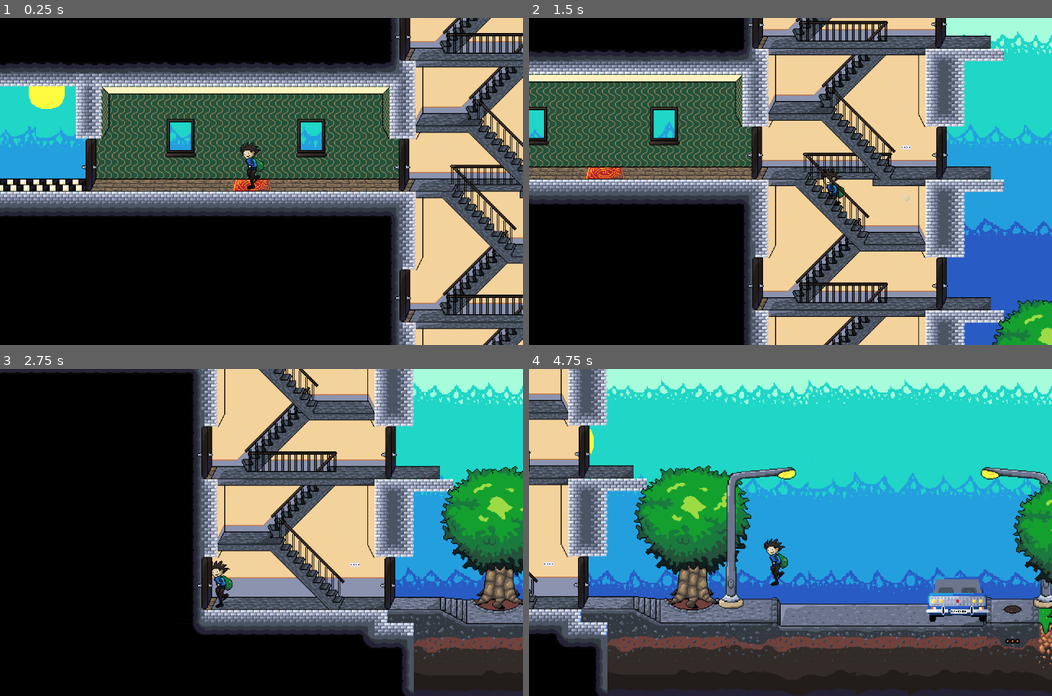
Above: before the commit, frames 1-4 (two rows, left to right).
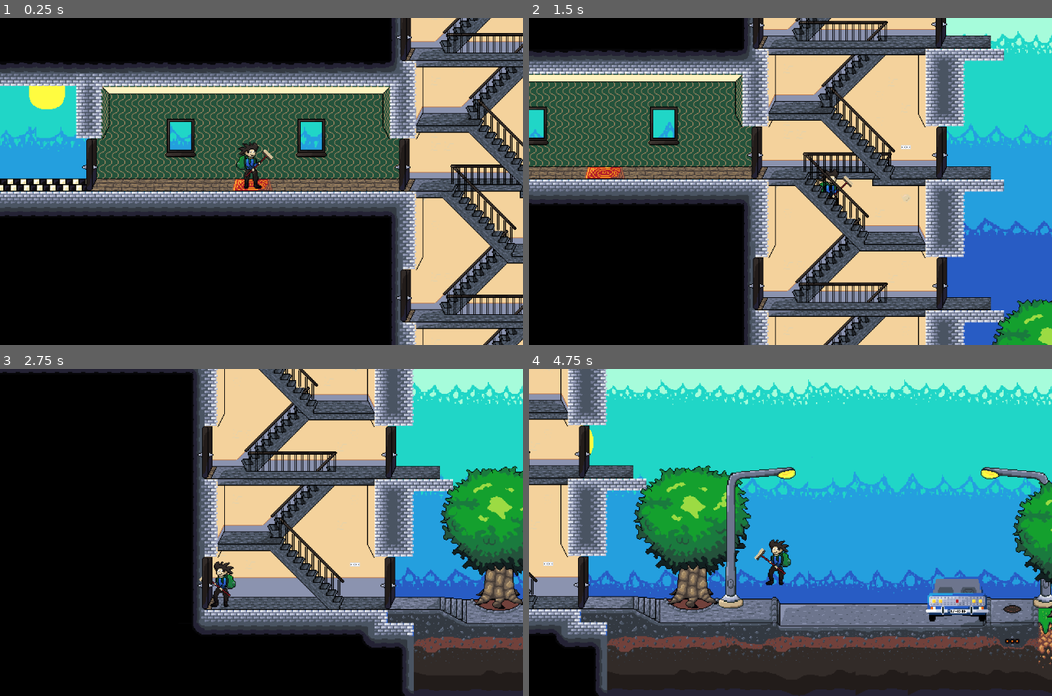
Above: after the commit, the same moments.

Repository: Virbie/Piradzini
Game: Godot game, scene res://node_2d.tscn
Two runs of this game, one before a commit and one after it. Both use one fixed random seed, a clock stepped at 60 frames per second and the inputs below.
Inputs:
- Up to frame 1 (0.25 s): no input
- Up to frame 2 (1.5 s): tap Enter (ui_accept) at 0.5, 0.77 s; hold Right (ui_right) from 0.53 s (still down)
- Up to frame 3 (2.75 s): tap Enter (ui_accept) at 1.52 s; release Right (ui_right) at 2.03 s; hold Left (ui_left) from 2.03 s (still down)
- Up to frame 4 (4.75 s): release Left (ui_left) at 2.78 s; hold Right (ui_right) 2.78-4.28 s; tap Enter (ui_accept) at 3.02, 3.77, 4.52 s; hold Left (ui_left) from 4.28 s (still down)

The runs differ from the first frame. In frame 1, 8.0% of the frame differs, in the area x 0-100%, y 0-100%; in frame 2, 7.4%; in frame 3, 4.3%; in frame 4, 5.9%.

Commit message:
0.0.9.e
strada kustibu animacijas, daudz maz. čatiņa kods

Diff:
--- a/Piradzins.gd
+++ b/Piradzins.gd
@@ -27,6 +27,10 @@
 # ==============================
 # INTERNAL STATE
 # ==============================
+@onready var anim: AnimatedSprite2D = $AnimatedSprite2D
+
+var was_moving := false
+
 
 var input_dir := 0
 var facing := 1
@@ -53,6 +57,7 @@
 	handle_wall_slide(delta)
 
 	move_and_slide()
+	handle_animations()
 
 # ==============================
 # INPUT
@@ -150,3 +155,26 @@
 func handle_timers(delta):
 	coyote_timer = max(coyote_timer - delta, 0)
 	jump_buffer_timer = max(jump_buffer_timer - delta, 0)
+
+func handle_animations():
+	var is_moving: bool = abs(velocity.x) > 10 and is_on_floor()
+	var dir := "right" if facing == 1 else "left"
+
+	# START RUN
+	if is_moving and not was_moving:
+		anim.play("sak_skriet_" + dir)
+
+	# RUN LOOP
+	elif is_moving:
+		if not anim.animation.begins_with("skrien_"):
+			anim.play("skrien_" + dir)
+
+	# STOP RUN
+	elif was_moving and not is_moving:
+		anim.play("skrien_beidz_" + dir)
+
+	# IDLE (this is the fix)
+	elif not is_moving and not anim.animation.begins_with("idle_"):
+		anim.play("idle_" + dir)
+
+	was_moving = is_moving
--- a/character_body_2d.tscn
+++ b/character_body_2d.tscn
@@ -23,6 +23,30 @@
 atlas = ExtResource("2_ij6vw")
 region = Rect2(64, 0, 64, 64)
 
+[sub_resource type="AtlasTexture" id="AtlasTexture_2u5n8"]
+atlas = ExtResource("2_ij6vw")
+region = Rect2(320, 128, 64, 64)
+
+[sub_resource type="AtlasTexture" id="AtlasTexture_73nau"]
+atlas = ExtResource("2_ij6vw")
+region = Rect2(256, 128, 64, 64)
+
+[sub_resource type="AtlasTexture" id="AtlasTexture_skrk8"]
+atlas = ExtResource("2_ij6vw")
+region = Rect2(128, 128, 64, 64)
+
+[sub_resource type="AtlasTexture" id="AtlasTexture_lhvu3"]
+atlas = ExtResource("2_ij6vw")
+region = Rect2(0, 64, 64, 64)
+
+[sub_resource type="AtlasTexture" id="AtlasTexture_4sjlk"]
+atlas = ExtResource("2_ij6vw")
+region = Rect2(64, 64, 64, 64)
+
+[sub_resource type="AtlasTexture" id="AtlasTexture_ye16i"]
+atlas = ExtResource("2_ij6vw")
+region = Rect2(192, 64, 64, 64)
+
 [sub_resource type="AtlasTexture" id="AtlasTexture_qp52p"]
 atlas = ExtResource("2_ij6vw")
 region = Rect2(128, 128, 64, 64)
@@ -46,30 +70,6 @@
 [sub_resource type="AtlasTexture" id="AtlasTexture_2dyae"]
 atlas = ExtResource("2_ij6vw")
 region = Rect2(0, 64, 64, 64)
-
-[sub_resource type="AtlasTexture" id="AtlasTexture_2u5n8"]
-atlas = ExtResource("2_ij6vw")
-region = Rect2(320, 128, 64, 64)
-
-[sub_resource type="AtlasTexture" id="AtlasTexture_73nau"]
-atlas = ExtResource("2_ij6vw")
-region = Rect2(256, 128, 64, 64)
-
-[sub_resource type="AtlasTexture" id="AtlasTexture_skrk8"]
-atlas = ExtResource("2_ij6vw")
-region = Rect2(128, 128, 64, 64)
-
-[sub_resource type="AtlasTexture" id="AtlasTexture_lhvu3"]
-atlas = ExtResource("2_ij6vw")
-region = Rect2(0, 64, 64, 64)
-
-[sub_resource type="AtlasTexture" id="AtlasTexture_4sjlk"]
-atlas = ExtResource("2_ij6vw")
-region = Rect2(64, 64, 64, 64)
-
-[sub_resource type="AtlasTexture" id="AtlasTexture_ye16i"]
-atlas = ExtResource("2_ij6vw")
-region = Rect2(192, 64, 64, 64)
 
 [sub_resource type="AtlasTexture" id="AtlasTexture_75u2t"]
 atlas = ExtResource("2_ij6vw")
@@ -141,7 +141,7 @@
 "texture": SubResource("AtlasTexture_dd465")
 }],
 "loop": true,
-"name": &"Idle pa kreisis",
+"name": &"idle_left",
 "speed": 1.0
 }, {
 "frames": [{
@@ -152,11 +152,39 @@
 "texture": SubResource("AtlasTexture_44cfe")
 }],
 "loop": true,
-"name": &"Idle pa labi",
+"name": &"idle_right",
 "speed": 1.0
 }, {
 "frames": [{
 "duration": 1.0,
+"texture": SubResource("AtlasTexture_2u5n8")
+}, {
+"duration": 1.0,
+"texture": SubResource("AtlasTexture_73nau")
+}, {
+"duration": 1.0,
+"texture": SubResource("AtlasTexture_skrk8")
+}],
+"loop": true,
+"name": &"sak_skriet_left",
+"speed": 5.0
+}, {
+"frames": [{
+"duration": 1.0,
+"texture": SubResource("AtlasTexture_lhvu3")
+}, {
+"duration": 1.0,
+"texture": SubResource("AtlasTexture_4sjlk")
+}, {
+"duration": 1.0,
+"texture": SubResource("AtlasTexture_ye16i")
+}],
+"loop": true,
+"name": &"sak_skriet_right",
+"speed": 5.0
+}, {
+"frames": [{
+"duration": 1.0,
 "texture": SubResource("AtlasTexture_qp52p")
 }, {
 "duration": 1.0,
@@ -165,8 +193,8 @@
 "duration": 1.0,
 "texture": SubResource("AtlasTexture_76bt2")
 }],
-"loop": true,
-"name": &"beidz skriet pa kreisi",
+"loop": false,
+"name": &"skrien_beidz_left",
 "speed": 5.0
 }, {
 "frames": [{
@@ -179,36 +207,8 @@
 "duration": 1.0,
 "texture": SubResource("AtlasTexture_2dyae")
 }],
-"loop": true,
-"name": &"beidz skriet pa labi",
-"speed": 5.0
-}, {
-"frames": [{
-"duration": 1.0,
-"texture": SubResource("AtlasTexture_2u5n8")
-}, {
-"duration": 1.0,
-"texture": SubResource("AtlasTexture_73nau")
-}, {
-"duration": 1.0,
-"texture": SubResource("AtlasTexture_skrk8")
-}],
-"loop": true,
-"name": &"sak skriet pa kreisi",
-"speed": 5.0
-}, {
-"frames": [{
-"duration": 1.0,
-"texture": SubResource("AtlasTexture_lhvu3")
-}, {
-"duration": 1.0,
-"texture": SubResource("AtlasTexture_4sjlk")
-}, {
-"duration": 1.0,
-"texture": SubResource("AtlasTexture_ye16i")
-}],
-"loop": true,
-"name": &"sak skriet pa labi",
+"loop": false,
+"name": &"skrien_beidz_right",
 "speed": 5.0
 }, {
 "frames": [{
@@ -237,7 +237,7 @@
 "texture": SubResource("AtlasTexture_a7mna")
 }],
 "loop": true,
-"name": &"skrien pa kreisi",
+"name": &"skrien_left",
 "speed": 15.0
 }, {
 "frames": [{
@@ -266,7 +266,7 @@
 "texture": SubResource("AtlasTexture_y1dt5")
 }],
 "loop": true,
-"name": &"skrien pa labi",
+"name": &"skrien_right",
 "speed": 15.0
 }]
 
@@ -289,5 +289,4 @@
 [node name="AnimatedSprite2D" type="AnimatedSprite2D" parent="."]
 position = Vector2(-12, -21)
 sprite_frames = SubResource("SpriteFrames_dd465")
-animation = &"skrien pa kreisi"
-frame_progress = 0.12728736
+animation = &"skrien_beidz_left"
--- a/project.godot
+++ b/project.godot
@@ -26,3 +26,5 @@
 textures/canvas_textures/default_texture_filter=0
 renderer/rendering_method="mobile"
 textures/lossless_compression/force_png=true
+2d/snap/snap_2d_transforms_to_pixel=true
+2d/snap/snap_2d_vertices_to_pixel=true
